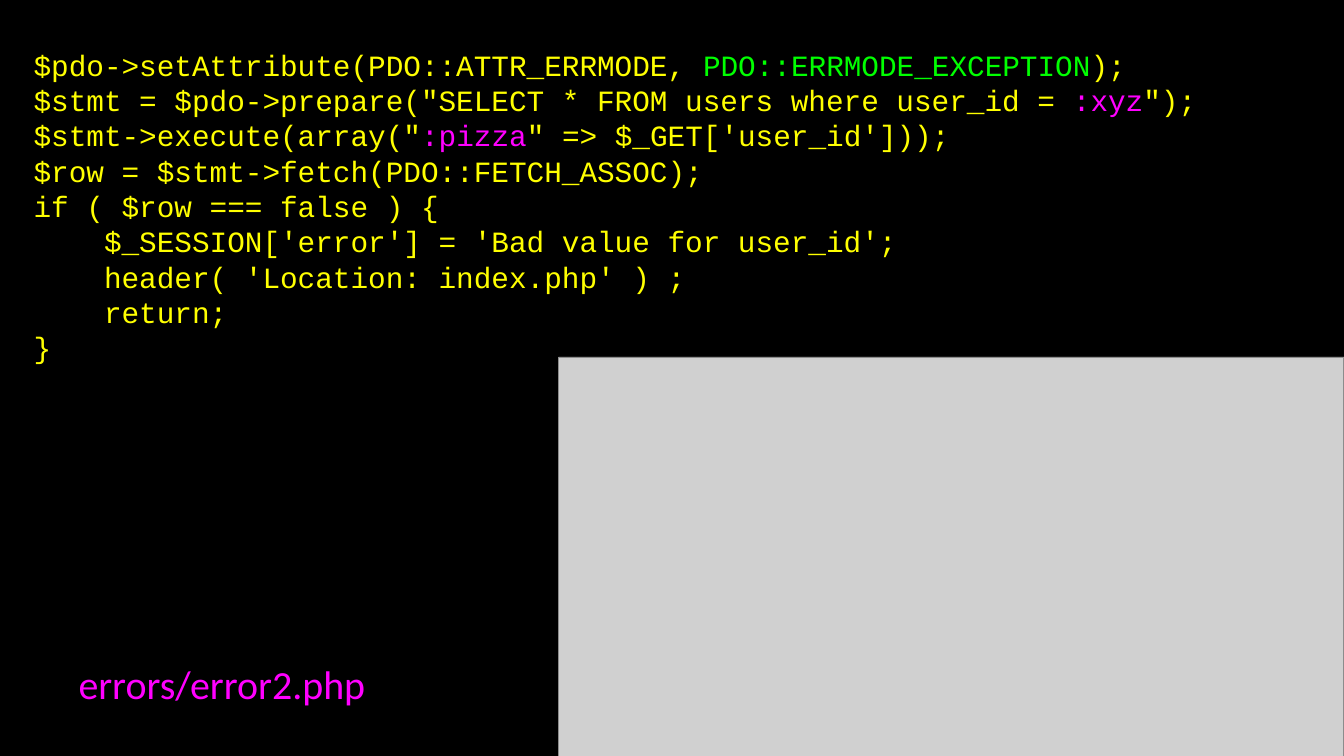
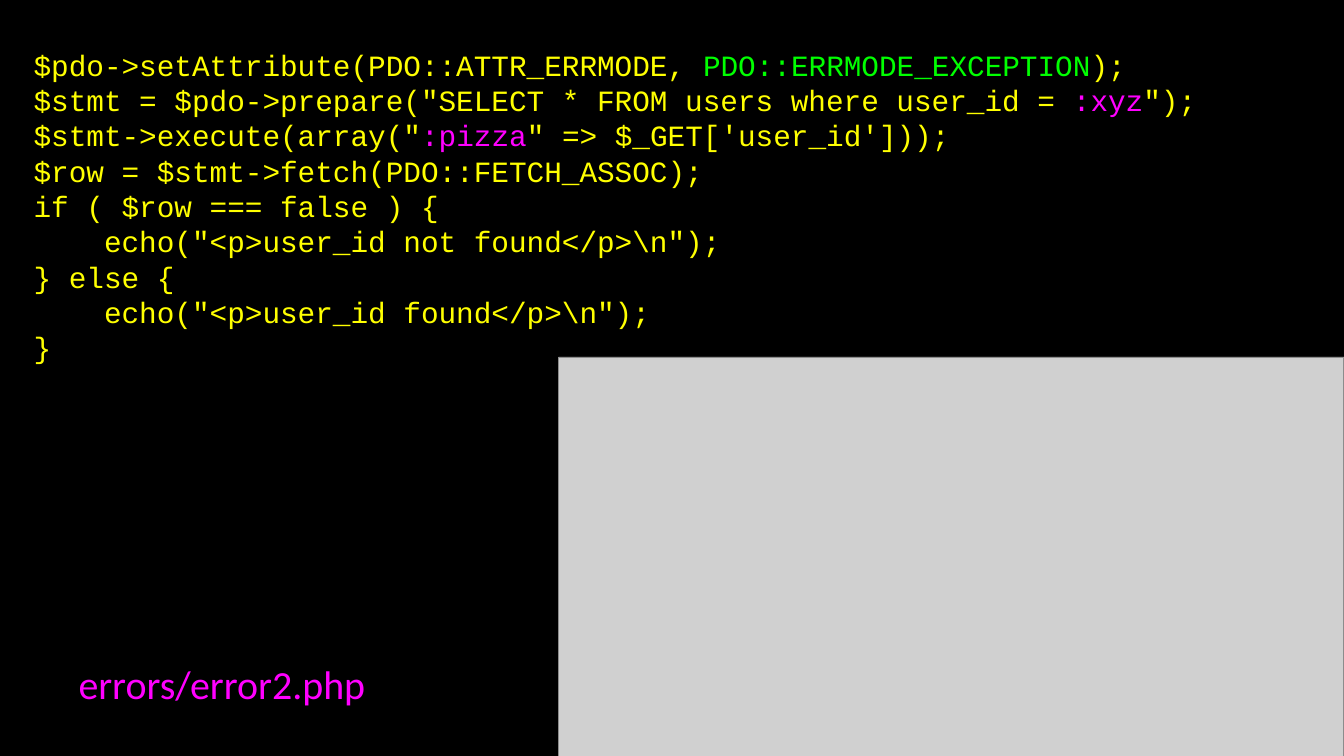
Before and after one commit to csev/wa4e, a slide deck: slide 43 of lectures/PHP-08-MySQL-PDO.ppt. Drawn at 1344x756 pixels with LibreOffice and Linux fonts; fonts in the diff are those of the drawing; grey boxes stand for pictures. Boxes give left, top, right and bottom in pixels: in the first picture for what was removed or moved away, otherwise in the second. Text is boxed around its words. In the diff, an @@ line names an element or a change of style, - is before the commit and + after.

```diff
--- a/lectures/PHP-08-MySQL-PDO.ppt
+++ b/lectures/PHP-08-MySQL-PDO.ppt
@@ text at bbox=[69, 231, 721, 329]: text changed @@
-$_SESSION['error'] = 'Bad value for user_id';
-header( 'Location: index.php' ) ;
-return;
+echo("<p>user_id not found</p>\n");
+} else {
+echo("<p>user_id found</p>\n");
```
Also in this commit, not shown: 9 other files.
